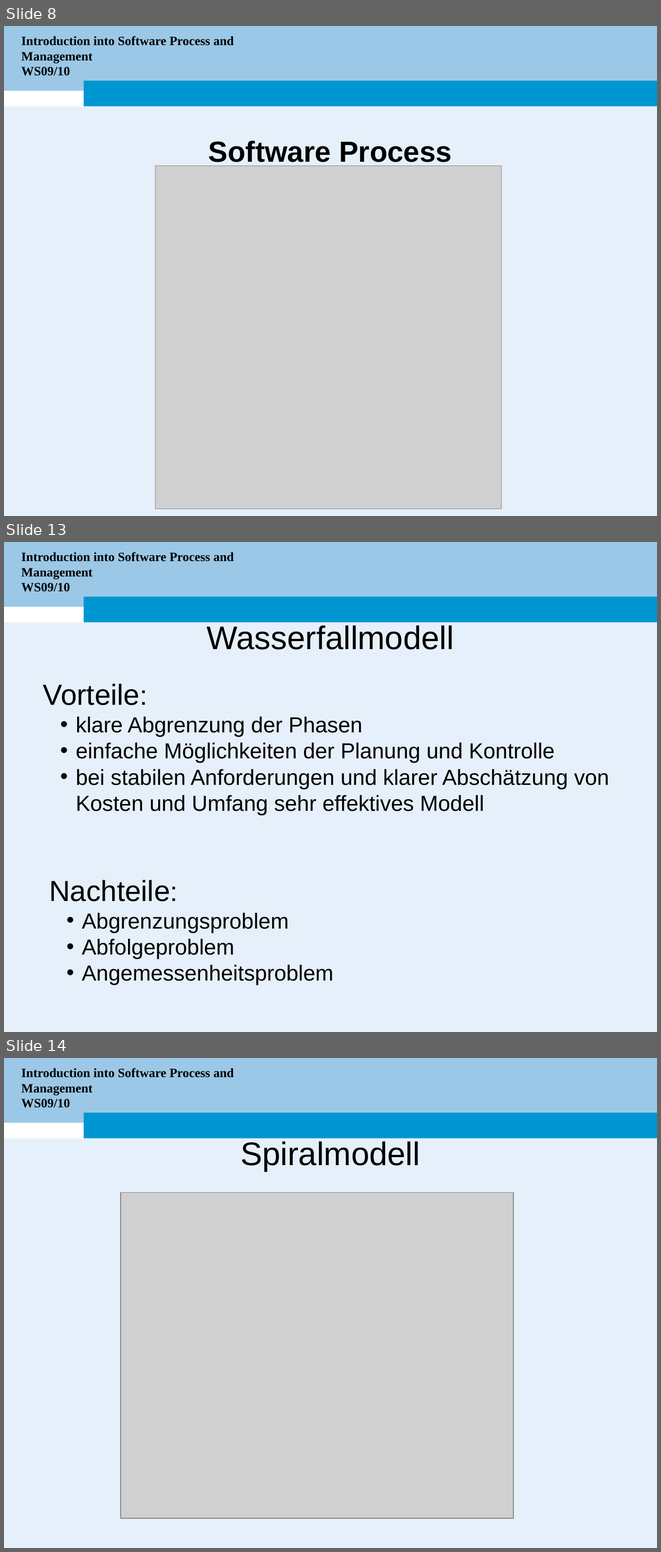
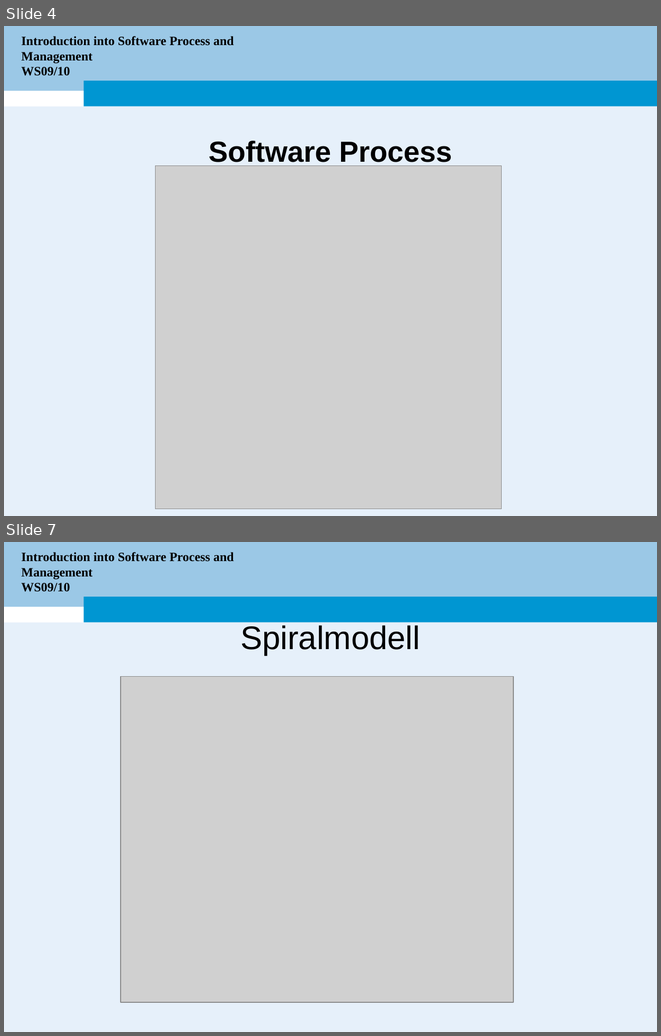
Before and after one commit to electrojit/simeonov, a slide deck: WS10/Bachelor Seminar/Presentaetion/Seminar-Simeonov.ppt. Shown one above the other, each under a label of ours: slides 8, 13 and 14 before the commit, slides 4 and 7 after it; the slides between them are not shown. The pictures are 661x1552 and 661x1036 pixels, drawn with LibreOffice and Linux fonts; fonts in the diff are those of the drawing; grey boxes stand for pictures; background and template pictures are left out. Boxes give left, top, right and bottom in pixels: in the first picture for what was removed or moved away, otherwise in the second. Text is boxed around its words. In the diff, an @@ line names an element or a change of style, - is before the commit and + after.

```diff
--- a/WS10/Bachelor Seminar/Presentaetion/Seminar-Simeonov.ppt
+++ b/WS10/Bachelor Seminar/Presentaetion/Seminar-Simeonov.ppt
@@ slide 13 removed at (4, 542, 657, 1032), background #FFFFFF; not listed: 3 template elements that a slide beside it also shows @@
@@ title removed at (21, 552, 234, 592) @@
-Introduction into Software Process and Management
-WS09/10
@@ text removed at (207, 625, 454, 650) @@
-Wasserfallmodell
@@ text removed at (43, 684, 609, 815) @@
-Vorteile:
-  • klare Abgrenzung der Phasen
-  • einfache Möglichkeiten der Planung und Kontrolle
-  • bei stabilen Anforderungen und klarer Abschätzung von Kosten und Umfang sehr effektives Modell
@@ text removed at (49, 880, 334, 985) @@
-Nachteile:
-  • Abgrenzungsproblem
-  • Abfolgeproblem
-  • Angemessenheitsproblem
@@ what was slide 8 is now slide 4 @@
@@ what was slide 14 is now slide 7 @@
```
Also in this commit, not shown: 7 slides changed, 4 slides added, 1 other slide removed.
